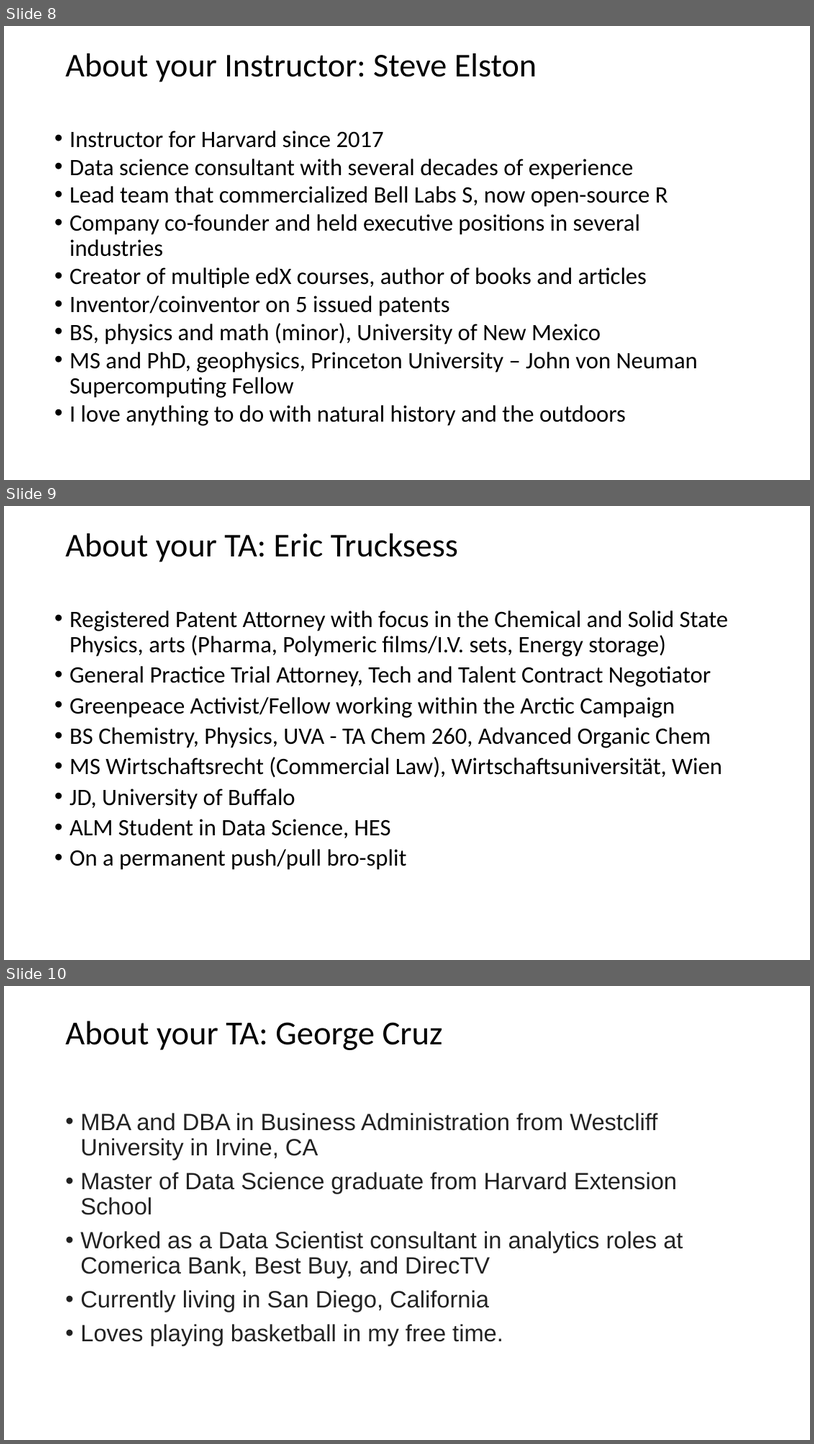
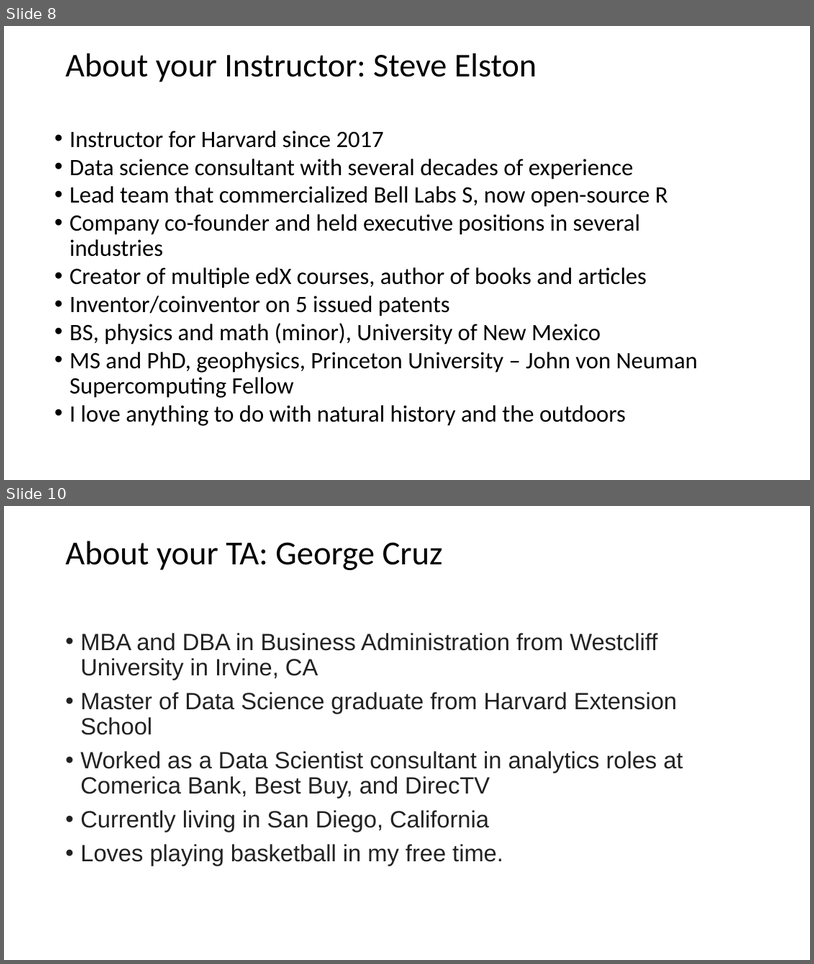
Before and after one commit to harelgabainew/school1, a slide deck: slides/1_Introduction.pptx. Shown one above the other, each under a label of ours: slides 8, 9 and 10 before the commit, slides 8 and 10 after it; the slides between them are not shown. The pictures are 814x1444 and 814x964 pixels, drawn with LibreOffice and Linux fonts; fonts in the diff are those of the drawing. Boxes give left, top, right and bottom in pixels: in the first picture for what was removed or moved away, otherwise in the second. Text is boxed around its words. In the diff, an @@ line names an element or a change of style, - is before the commit and + after.

```diff
--- a/slides/1_Introduction.pptx
+++ b/slides/1_Introduction.pptx
@@ slide 9 removed at (x1=4, y1=506, x2=810, y2=960), background #FFFFFF @@
@@ title removed at (x1=65, y1=533, x2=458, y2=562) @@
-About your TA: Eric Trucksess
@@ text removed at (x1=70, y1=610, x2=729, y2=870) @@
-• Registered Patent Attorney with focus in the Chemical and Solid State Physics, arts (Pharma, Polymeric films/I.V. sets, Energy storage)
-• General Practice Trial Attorney, Tech and Talent Contract Negotiator
-• Greenpeace Activist/Fellow working within the Arctic Campaign
-• BS Chemistry, Physics, UVA - TA Chem 260, Advanced Organic Chem
-• MS Wirtschaftsrecht (Commercial Law), Wirtschaftsuniversität, Wien
-• JD, University of Buffalo
-• ALM Student in Data Science, HES
-• On a permanent push/pull bro-split
```
Also in this commit, not shown: 1 slide added.
